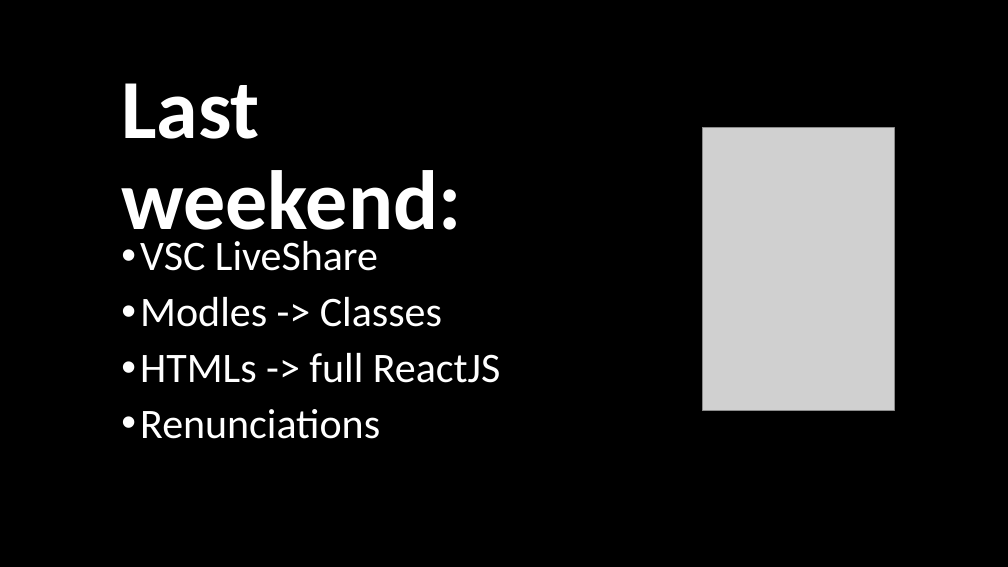
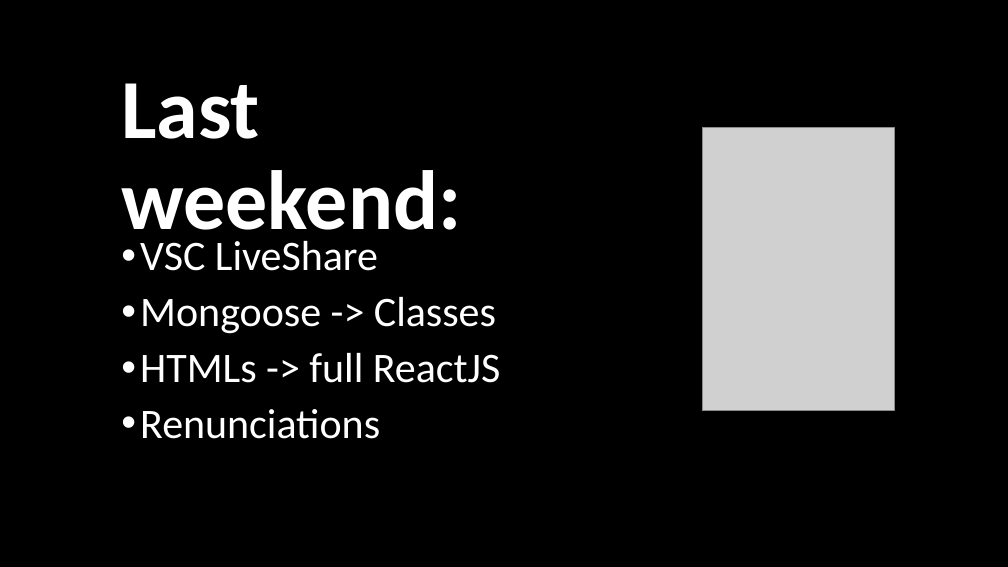
Before and after one commit to Pancin/sa3fluxx, a slide deck: slide 4 of misc/presentations/Fluxx_Fourth_Presentation.pptx. Drawn at 1008x567 pixels with LibreOffice and Linux fonts; fonts in the diff are those of the drawing; grey boxes stand for pictures. Boxes give left, top, right and bottom in pixels: in the first picture for what was removed or moved away, otherwise in the second. Text is boxed around its words. In the diff, an @@ line names an element or a change of style, - is before the commit and + after.

Commit message:
fixed typo in fourth presentation

```diff
--- a/misc/presentations/Fluxx_Fourth_Presentation.pptx
+++ b/misc/presentations/Fluxx_Fourth_Presentation.pptx
@@ text at box(140, 297, 496, 334): text changed @@
-• Modles -> Classes
+• Mongoose -> Classes
```
Also in this commit, not shown: 1 other file.
